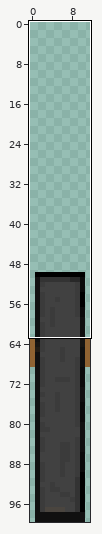
Sprite sheet -- data/image/graphics/door.png. Above, an overview of the earlier version with the close-up marked.
Close-up. The starting point:
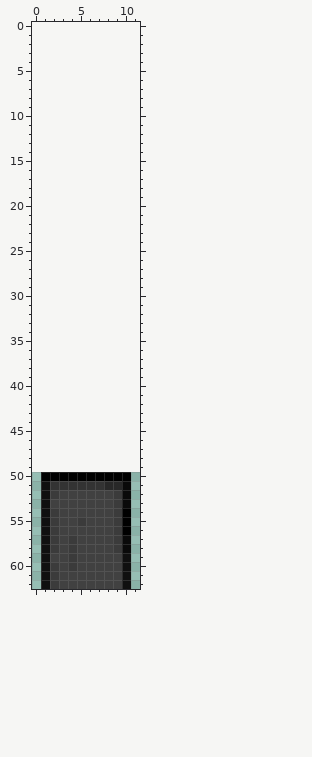
The file is 12x50 pixels. Pixels under 10% opacity are left out. Colours within 5 levels of each other are drawn and written as one. Shown: x 0..11, y 0..62. The old version is drawn lined up with the new one, on the new canvas. The commit also changed other parts of the picture, which this record leaves out.
Once edited:
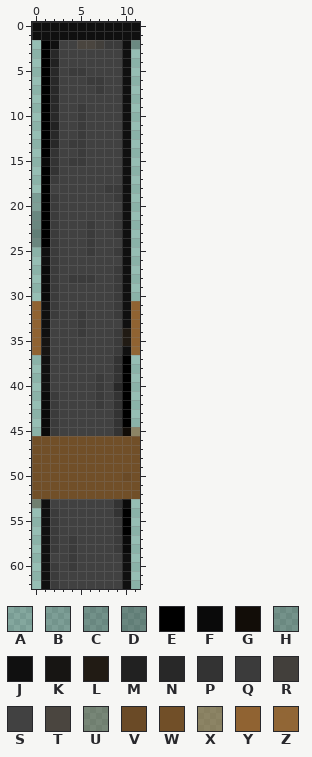
Palette (. is transparent): A #0000001f  B #0000002b  C #0000003d  D #0000004b  E #000000  F #0a0a0a  G #120d08  H #10100e40  J #101010  K #171513  L #211b14  M #212121  N #282828  P #333333  Q #3b3b3b  R #423f3b  S #414141  T #4a453f  U #49331b66  V #6a4a26  W #714f28  X #855d2f98  Y #906332  Z #916432f8
Changes in this commit:
canvas 12x50 -> 12x100, the old top-left corner now at 0,50
Changed rows in their new state; - is an unchanged pixel.
first column x 0:
 0 JJJJJJJJJJJJ
 1 JJJJJJJJJJJJ
 2 -EJSSTTRQQJH
 3 -ENSSSSSSSJ-
 4 -EMSSSSSSSJ-
 5 -ENSQQSSSSJ-
 6 -ENSSSQQSSJ-
 7 -ENSSSSQSSJ-
 8 -ENSSSSSSSJ-
 9 -ENSSQSSSSJ-
10 -ENSSQSSSSJ-
11 -EMSSQSSSSJ-
12 -ENSSQSSSSJ-
13 -ENSQQSSSSJ-
14 -EPSSQSSSSJ-
15 -FPSQQSSSSJ-
16 -EPSSSSSSSJ-
17 -EQSSSSSSSJ-
18 -ESSSSSSQQJ-
19 AEQSSSSSSQJ-
20 BEQSSSSSSSJ-
21 CEQSSSSSSQJ-
22 DEQSSSQSSQJ-
23 DEQSSSQSSQJ-
24 DEQSSSQSSSJ-
25 -JQSSSQSSQJ-
26 -JQSSSSSSSJ-
27 -FQSSSSSSQJ-
28 -FQSQQQSSQJ-
29 -FQSSSSSSQJ-
30 -FQSSSSSSQJ-
31 YJQSSSSSSQJY
32 YJQSSQSSSQJY
33 YJSSSQSSSSJY
34 YJSSSQSSSQLY
35 YKSSSSSSSQLY
36 YKSSSSSSSQJZ
37 -JSSSSSSSPE-
38 -JSSSSSSSPE-
39 -JSSSSSQSPE-
40 -JSSSSSQSNE-
41 -FQSSSSQSPE-
42 -FQSSSSQSPE-
43 -FQSSSSSSPE-
44 -FQSSSSSSPE-
45 -FQSSSSSSPGX
46 WWWWWWWWWWWW
47 WWWWWWWWWWWW
48 WWWWWWWWWWWW
49 WWWWWWWWWWWW
50 WWWWWWWWWWVW
51 WWWWWWWWWWWW
52 WWWWWWWWWWWW
53 U--------P--
54 ---------P--
55 -----S------
Where, in picture pixels (left, top, right, bottom), the same in both close-ups:
changed: (32, 22, 140, 526)
